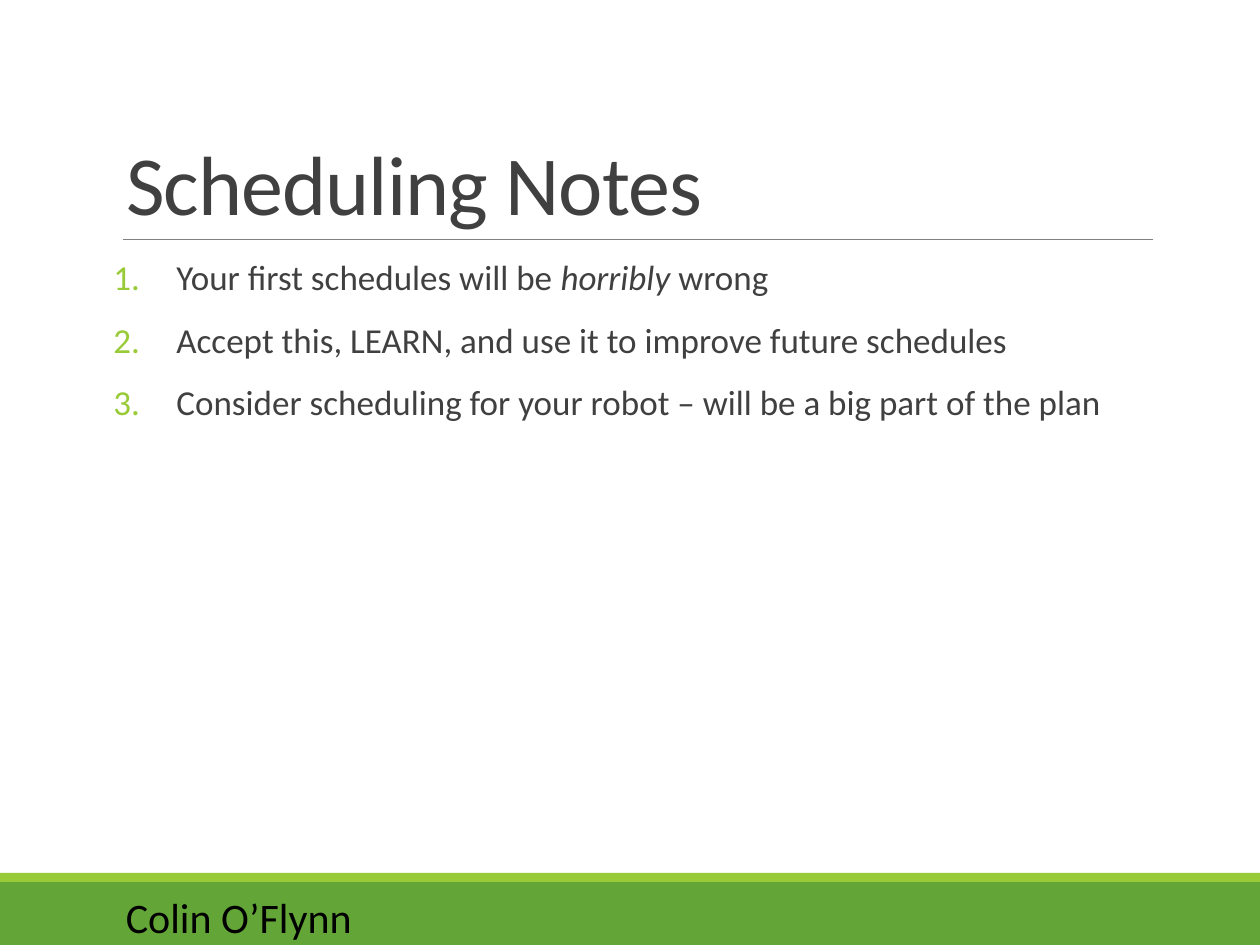
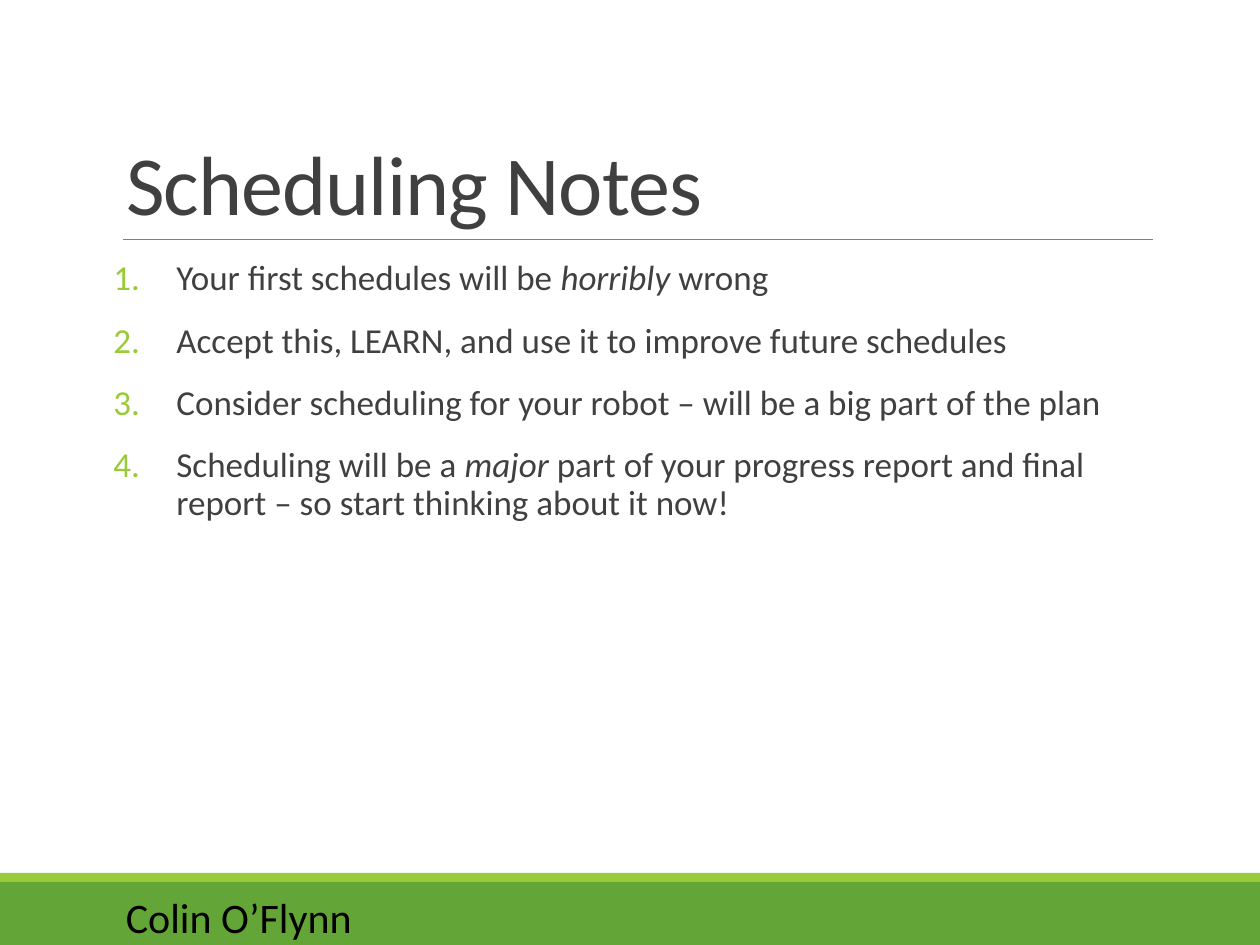
Before and after one commit to colinoflynn/eced3901, a slide deck: slide 18 of 2015/Lectures/ECED 3901 - 03 - Project Managment.pptx. Drawn at 1260x945 pixels with LibreOffice and Linux fonts; fonts in the diff are those of the drawing. Boxes give left, top, right and bottom in pixels: in the first picture for what was removed or moved away, otherwise in the second. Text is boxed around its words. In the diff, an @@ line names an element or a change of style, - is before the commit and + after.

Commit message:
Update lecture #3

```diff
--- a/2015/Lectures/ECED 3901 - 03 - Project Managment.pptx
+++ b/2015/Lectures/ECED 3901 - 03 - Project Managment.pptx
@@ text at (176,452,1084,521): paragraph added @@
+4. Scheduling will be a major part of your progress report and final report – so start thinking about it now!
```
Also in this commit, not shown: 3 other slides changed, 9 slides added, 1 other file.
